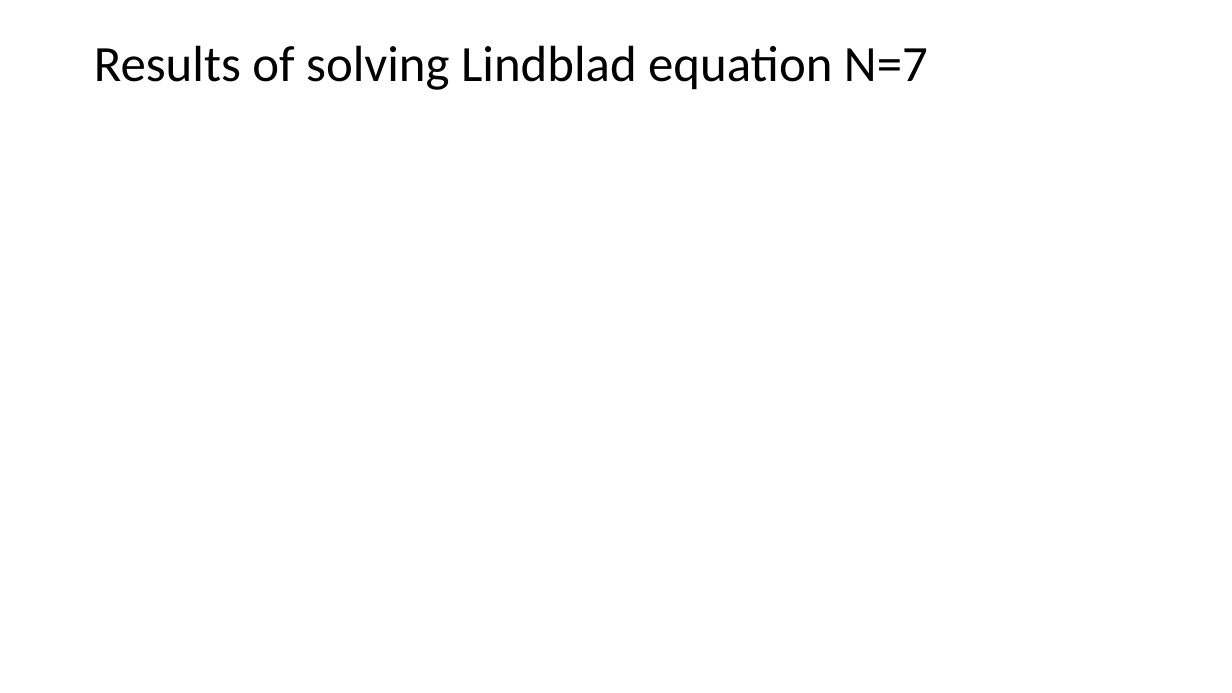
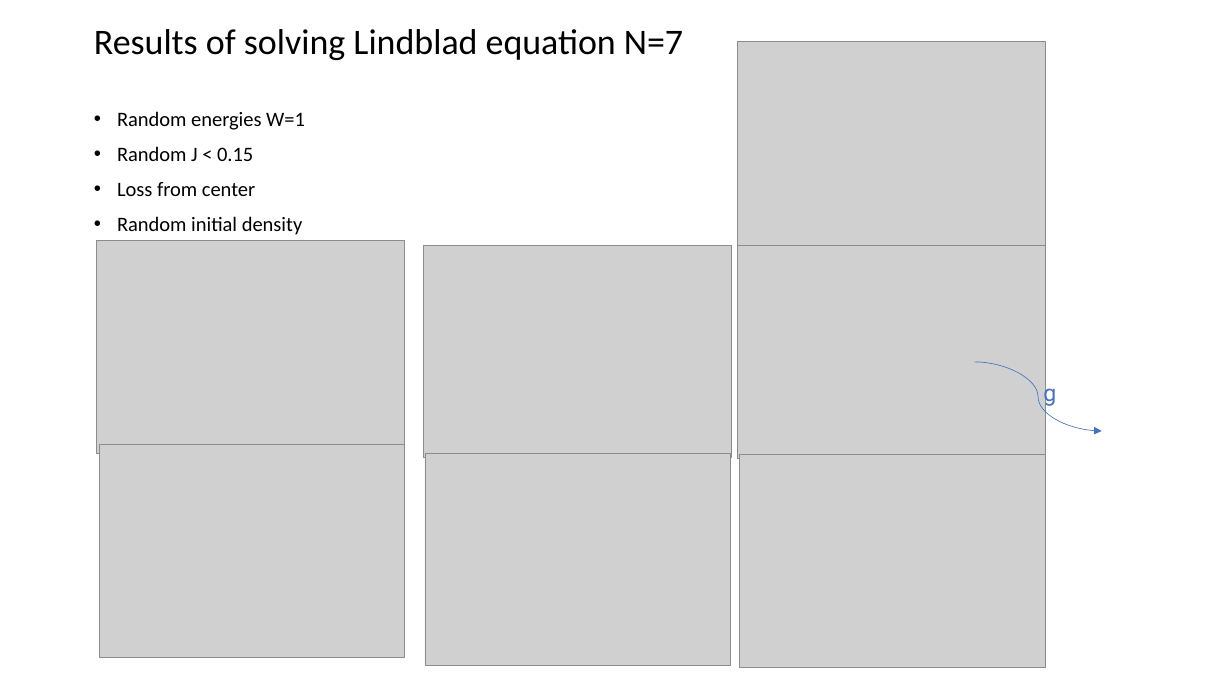
Before and after one commit to westlike666/Lindblad, a slide deck: slide 9 of Dissipative dynamics of spins in Rydberg molecular gas.pptx (slide 8 before the commit). Drawn at 1232x693 pixels with LibreOffice and Linux fonts; fonts in the diff are those of the drawing; grey boxes stand for pictures. Boxes give left, top, right and bottom in pixels: in the first picture for what was removed or moved away, otherwise in the second. Text is boxed around its words. In the diff, an @@ line names an element or a change of style, - is before the commit and + after.

```diff
--- a/Dissipative dynamics of spins in Rydberg molecular gas.pptx
+++ b/Dissipative dynamics of spins in Rydberg molecular gas.pptx
@@ title "Results of solving Lindblad equation ..." at box(94, 29, 683, 60): size 39.6 to 28 pt @@
@@ picture added at box(738, 42, 1046, 254) @@
@@ text added at box(117, 111, 305, 235), 16 pt, text #000000 @@
+• Random energies W=1
+• Random J < 0.15
+• Loss from center
+• Random initial density
@@ picture added at box(97, 240, 405, 453) @@
@@ picture added at box(424, 245, 732, 457) @@
@@ picture added at box(738, 246, 1046, 458) @@
@@ curved arrow added from (975, 362) to (1102, 432), #4472C4 0.5 pt @@
@@ text added at box(1043, 381, 1056, 407), 18 pt, text #4472C4 @@
+g
@@ picture added at box(99, 445, 405, 657) @@
@@ picture added at box(425, 453, 731, 665) @@
@@ picture added at box(740, 455, 1046, 667) @@
```
Also in this commit, not shown: 5 slides added, 1 slide removed.
